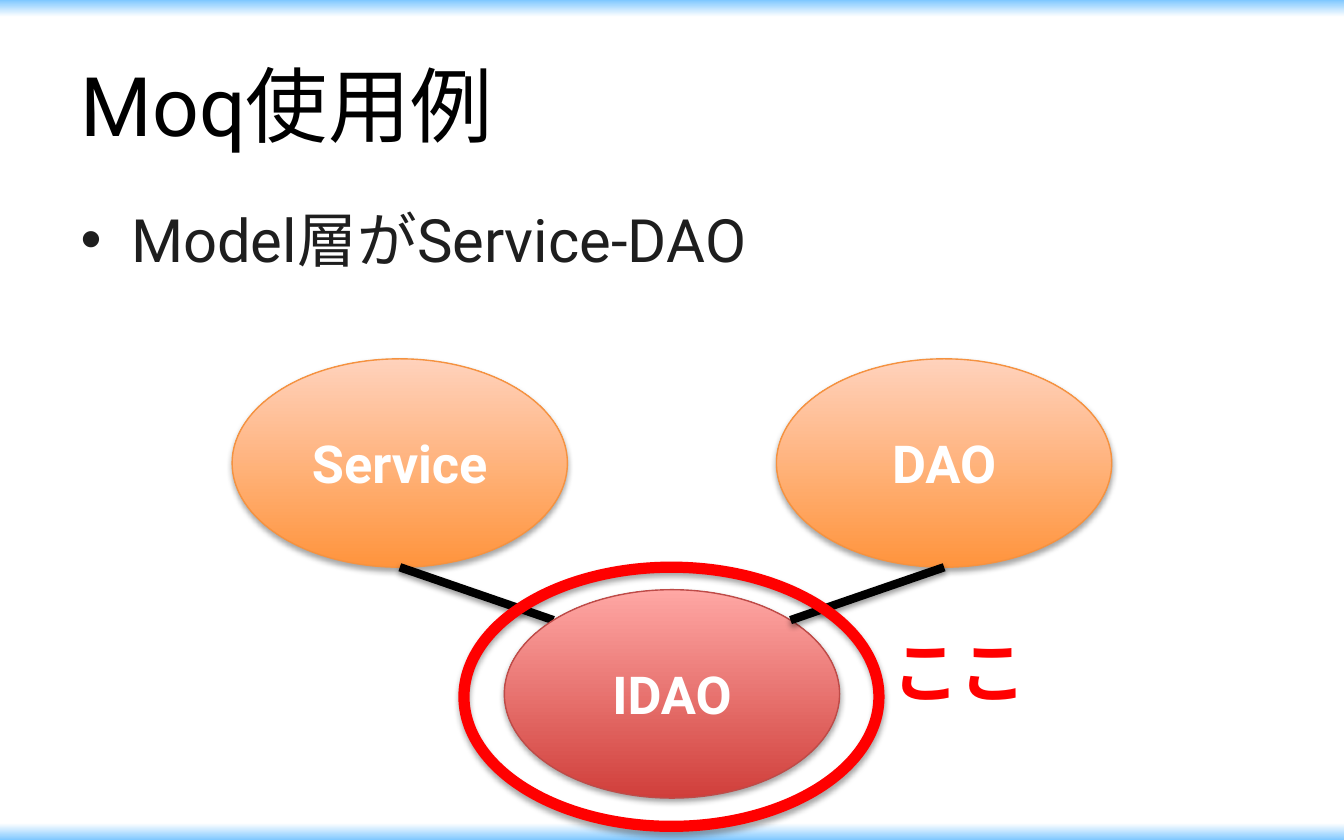
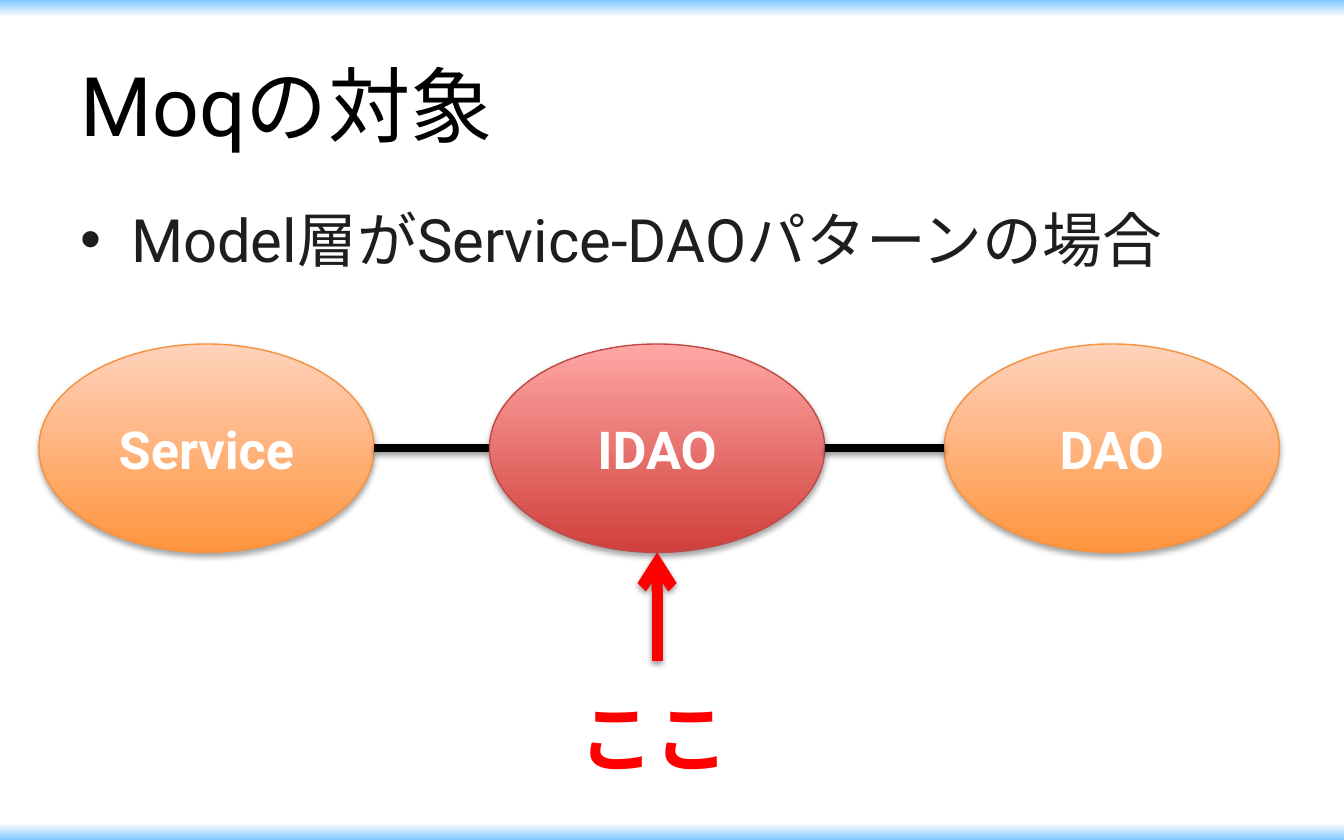
Before and after one commit to maikitakeda/first, a slide deck: slide 25 of document/勉強会.pptx (slide 23 before the commit). Drawn at 1344x840 pixels with LibreOffice and Linux fonts; fonts in the diff are those of the drawing. Boxes give left, top, right and bottom in pixels: in the first picture for what was removed or moved away, otherwise in the second. Text is boxed around its words. In the diff, an @@ line names an element or a change of style, - is before the commit and + after.

```diff
--- a/document/勉強会.pptx
+++ b/document/勉強会.pptx
@@ title at [81,66,493,153]: text changed @@
-Moq使用例
+Moqの対象
@@ text at [131,211,1162,267]: text changed @@
-• Model層がService-DAO
+• Model層がService-DAOパターンの場合
@@ ellipse "Service": place and size @@
-ellipse "Service" at [233,359,567,567]
+ellipse "Service" at [39,344,374,552]
@@ ellipse "IDAO": place and size @@
-ellipse "IDAO" at [504,590,839,798]
+ellipse "IDAO" at [489,344,824,552]
@@ ellipse "DAO": place and size @@
-ellipse "DAO" at [777,359,1111,567]
+ellipse "DAO" at [945,344,1279,552]
@@ line added from (489, 448) to (374, 448), #000000 4.5 pt @@
@@ line moved from (945, 567) - (790, 620) to (945, 448) - (825, 448) @@
@@ line removed from (554, 620) to (399, 567) @@
@@ ellipse removed at [464,567,879,827] @@
@@ arrow added from (657, 661) to (657, 552), #FF0000 6 pt @@
@@ text "ここ": place and size @@
-text "ここ" at [892,648,1026,700]
+text "ここ" at [580,711,729,770]
@@ text "ここ" at [580,711,729,770]: size 36 to 40 pt @@
```
Also in this commit, not shown: 2 other slides changed, 22 slides added, 1 slide removed.
